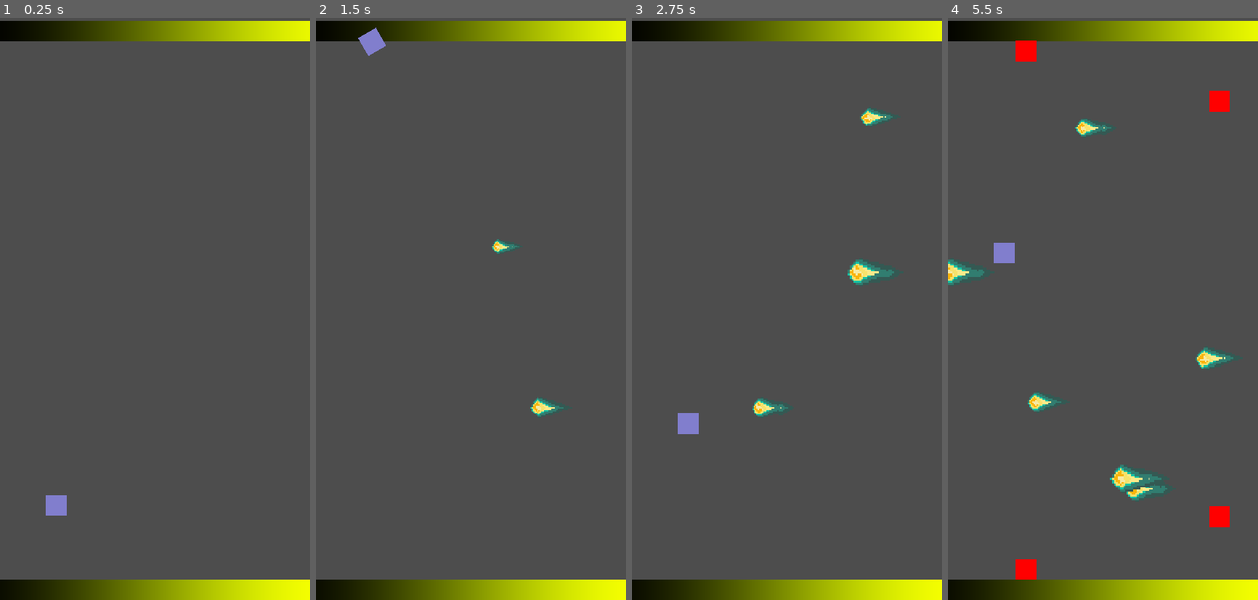
Above: before the commit, frames 1-4 (left to right).
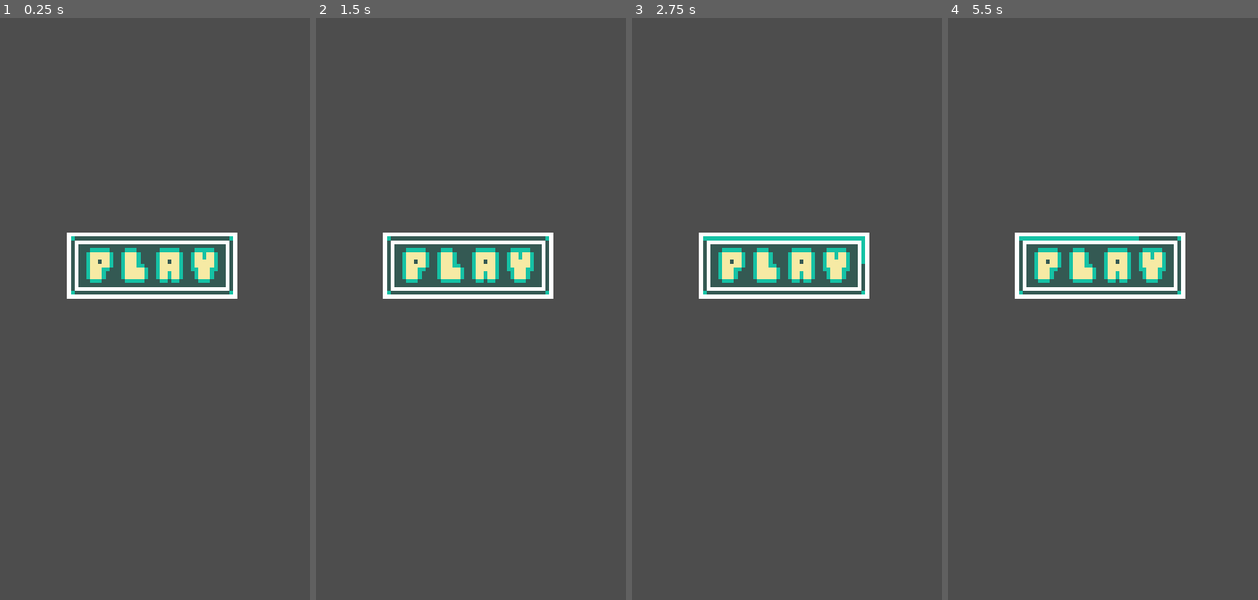
Above: after the commit, the same moments.

Repository: Raikuno/Parryer0-Gravity
Game: Godot game, scene res://Scenes/Stages/Title.tscn
The game is run twice, just before and just after one commit, with the same random seed, the same clock (stepped at 60 frames per second) and the same inputs. Before the commit the project starts from res://Scenes/Stages/Main_Stage.tscn.
Inputs:
- Up to frame 1 (0.25 s): no input
- Up to frame 2 (1.5 s): tap Enter (ui_accept) at 0.5, 0.77 s; hold Space (button) 0.53-1.28 s; hold Right (ui_right) from 0.53 s (still down); tap Space (button) at 1.35 s
- Up to frame 3 (2.75 s): tap Enter (ui_accept) at 1.52 s; release Right (ui_right) at 2.03 s; hold Left (ui_left) from 2.03 s (still down); hold Space (button) from 2.03 s (still down)
- Up to frame 4 (5.5 s): release Left (ui_left) at 2.78 s; release Space (button) at 2.78 s; hold Right (ui_right) 2.78-4.28 s; tap Space (button) at 2.85, 4.35 s; tap Enter (ui_accept) at 3.02, 3.77, 4.25, 4.52 s; hold Space (button) 3.53-4.28 s; hold Left (ui_left) 4.28-5.03 s; hold Right (ui_right) from 5.03 s (still down); hold Space (button) from 5.03 s (still down)

The runs differ from the first frame. In frame 1, 13% of the frame differs, in the area x 0-100%, y 0-100%; in frame 2, 14%; in frame 3, 14%; in frame 4, 17%.

Commit message:
Added speed modifier and Title Screen

Diff:
--- /dev/null
+++ b/Scenes/Buttons/Button.tscn
@@ -0,0 +1,80 @@
+[gd_scene load_steps=6 format=3 uid="uid://dporvxpsedrhj"]
+
+[ext_resource type="Script" path="res://Scripts/Global&Others/Button.gd" id="1_kwdtm"]
+[ext_resource type="Texture2D" uid="uid://olgc2l6wm5aw" path="res://Resources/Aseprite/PlayButtonV1.png" id="2_0t27o"]
+
+[sub_resource type="Animation" id="Animation_snxbo"]
+length = 0.02
+tracks/0/type = "value"
+tracks/0/imported = false
+tracks/0/enabled = true
+tracks/0/path = NodePath("Sprite2D:frame")
+tracks/0/interp = 1
+tracks/0/loop_wrap = false
+tracks/0/keys = {
+"times": PackedFloat32Array(0),
+"transitions": PackedFloat32Array(1),
+"update": 1,
+"values": [0]
+}
+
+[sub_resource type="Animation" id="Animation_8xrkt"]
+length = 1.755
+tracks/0/type = "value"
+tracks/0/imported = false
+tracks/0/enabled = true
+tracks/0/path = NodePath("Sprite2D:frame")
+tracks/0/interp = 1
+tracks/0/loop_wrap = false
+tracks/0/keys = {
+"times": PackedFloat32Array(0, 0.03, 0.06, 0.09, 0.12, 0.15, 0.18, 0.21, 0.24, 0.27, 0.3, 0.33, 0.36, 0.39, 0.42, 0.45, 0.48, 0.51, 0.54, 0.57, 0.6, 0.63, 0.66, 0.69, 0.72, 0.75, 0.78, 0.81, 0.84, 0.87, 0.9, 0.93, 0.96, 0.99, 1.02, 1.05, 1.08, 1.11, 1.14, 1.17, 1.2, 1.23, 1.26, 1.29, 1.32, 1.35, 1.395, 1.44, 1.485, 1.53, 1.575, 1.62, 1.665, 1.71),
+"transitions": PackedFloat32Array(1, 1, 1, 1, 1, 1, 1, 1, 1, 1, 1, 1, 1, 1, 1, 1, 1, 1, 1, 1, 1, 1, 1, 1, 1, 1, 1, 1, 1, 1, 1, 1, 1, 1, 1, 1, 1, 1, 1, 1, 1, 1, 1, 1, 1, 1, 1, 1, 1, 1, 1, 1, 1, 1),
+"update": 1,
+"values": [1, 2, 3, 4, 5, 6, 7, 8, 9, 10, 11, 12, 13, 14, 15, 16, 17, 18, 19, 20, 21, 22, 23, 24, 25, 26, 27, 28, 29, 30, 31, 32, 33, 34, 35, 36, 37, 38, 39, 40, 41, 42, 43, 44, 45, 46, 47, 48, 49, 50, 51, 52, 52, 53]
+}
+
+[sub_resource type="AnimationLibrary" id="AnimationLibrary_uly1b"]
+_data = {
+"Idle": SubResource("Animation_snxbo"),
+"Play": SubResource("Animation_8xrkt")
+}
+
+[node name="Button" type="Node2D" node_paths=PackedStringArray("animation_node")]
+script = ExtResource("1_kwdtm")
+animation_node = NodePath("AnimationPlayer")
+
+[node name="Sprite2D" type="Sprite2D" parent="."]
+texture_filter = 1
+scale = Vector2(6, 6)
+texture = ExtResource("2_0t27o")
+hframes = 8
+vframes = 7
+frame = 1
+metadata/_aseprite_wizard_interface_config_ = {
+"animation_section": false,
+"layer_section": false,
+"output_section": true,
+"pending_changes": {},
+"slice_section": false
+}
+metadata/_aseprite_wizard_config_ = {
+"i_mode": 0,
+"keep_anim_length": false,
+"layer": "",
+"o_ex_p": "",
+"o_folder": "res://Resources/Aseprite",
+"o_name": "",
+"only_visible": false,
+"player": "AnimationPlayer",
+"slice": "",
+"source": "res://Resources/Aseprite/PlayButtonV1.aseprite"
+}
+metadata/_aseprite_wizard_source_file_hash_ = "9e9b39d38e753f6d7a7d4f47b9b207aa"
+
+[node name="AnimationPlayer" type="AnimationPlayer" parent="."]
+libraries = {
+"": SubResource("AnimationLibrary_uly1b")
+}
+autoplay = "Idle"
+
+[connection signal="animation_finished" from="AnimationPlayer" to="." method="_on_animation_player_animation_finished"]
--- a/Scenes/Components/GameSpeed.tscn
+++ b/Scenes/Components/GameSpeed.tscn
@@ -1,28 +1,11 @@
 [gd_scene load_steps=2 format=3 uid="uid://caucb4jylbcsh"]
 
-[sub_resource type="GDScript" id="GDScript_0plyt"]
-script/source = "extends Node
+[ext_resource type="Script" path="res://Scripts/Global&Others/TimeController.gd" id="1_so76v"]
 
-
-# Called when the node enters the scene tree for the first time.
-func _ready():
-	pass # Replace with function body.
-
-
-# Called every frame. 'delta' is the elapsed time since the previous frame.
-func _process(delta):
-	pass
-
-
-func _on_timer_timeout():
-	print(\"speeding up\")
-	Engine.time_scale +=0.1
-"
-
-[node name="GameSpeed" type="Node"]
-script = SubResource("GDScript_0plyt")
+[node name="GameSpeed" type="Marker2D"]
+script = ExtResource("1_so76v")
 
 [node name="Timer" type="Timer" parent="."]
 autostart = true
 
-[connection signal="timeout" from="Timer" to="." method="_on_timer_timeout"]
+[connection signal="timeout" from="Timer" to="." method="speed_up"]
--- a/Scenes/Objects/Enemies/BoxEnemy.tscn
+++ b/Scenes/Objects/Enemies/BoxEnemy.tscn
@@ -52,4 +52,4 @@
 [connection signal="body_entered" from="EnemyComponent" to="EnemyComponent" method="player_hitted"]
 [connection signal="enemyParry" from="EnemyComponent" to="EnemyComponent" method="_on_enemy_parry"]
 [connection signal="hitPlayer" from="EnemyComponent" to="EnemyComponent" method="_on_hit_player"]
-[connection signal="screen_exited" from="VisibleOnScreenNotifier2D" to="EnemyComponent" method="destroy"]
+[connection signal="screen_exited" from="VisibleOnScreenNotifier2D" to="." method="destroy"]
--- a/Scenes/Objects/Enemies/BoxGenerator.tscn
+++ b/Scenes/Objects/Enemies/BoxGenerator.tscn
@@ -3,11 +3,13 @@
 [ext_resource type="Script" path="res://Scripts/Obstacles/Box/BoxGenerator.gd" id="1_80wts"]
 [ext_resource type="PackedScene" uid="uid://wtkgvp1y6rve" path="res://Scenes/Objects/Enemies/BoxEnemy.tscn" id="2_gvsg1"]
 
-[node name="BoxGenerator" type="Node2D"]
+[node name="BoxGenerator" type="Node2D" node_paths=PackedStringArray("timer")]
 script = ExtResource("1_80wts")
 box_enemy = ExtResource("2_gvsg1")
+timer = NodePath("Timer")
 
 [node name="Timer" type="Timer" parent="."]
+wait_time = 1.25
 autostart = true
 
 [connection signal="timeout" from="Timer" to="." method="_on_timer_timeout"]
--- a/Scenes/Objects/Enemies/FireballGenerator.tscn
+++ b/Scenes/Objects/Enemies/FireballGenerator.tscn
@@ -9,18 +9,19 @@
 }
 point_count = 2
 
-[node name="FireballGenerator" type="Path2D" node_paths=PackedStringArray("fireballLocation")]
+[node name="FireballGenerator" type="Path2D" node_paths=PackedStringArray("fireballLocation", "timer")]
 curve = SubResource("Curve2D_t1erg")
 script = ExtResource("1_rr5jd")
 fireball_scene = ExtResource("2_vsaq4")
 fireballLocation = NodePath("FireballSpawner")
+timer = NodePath("Timer")
 
 [node name="FireballSpawner" type="PathFollow2D" parent="."]
 position = Vector2(480, 150)
 rotation = 1.5708
 
 [node name="Timer" type="Timer" parent="."]
-wait_time = 0.5
+wait_time = 0.75
 autostart = true
 
 [connection signal="timeout" from="Timer" to="." method="_on_fireball_timer_timeout"]
--- a/Scenes/Objects/Player.tscn
+++ b/Scenes/Objects/Player.tscn
@@ -68,7 +68,7 @@
 "parry_test": ExtResource("2_l4blo")
 }
 
-[node name="Player" type="CharacterBody2D" node_paths=PackedStringArray("state_machine", "hit_sound")]
+[node name="Player" type="CharacterBody2D" node_paths=PackedStringArray("state_machine", "hit_sound") groups=["Player"]]
 collision_mask = 6
 script = ExtResource("1_qty2n")
 state_machine = NodePath("StateMachine")
--- a/Scenes/Stages/Main_Stage.tscn
+++ b/Scenes/Stages/Main_Stage.tscn
@@ -1,9 +1,10 @@
-[gd_scene load_steps=5 format=3 uid="uid://dc6bu52vi04kx"]
+[gd_scene load_steps=6 format=3 uid="uid://dc6bu52vi04kx"]
 
 [ext_resource type="PackedScene" uid="uid://xgbyun8ral8w" path="res://Scenes/Objects/Ground.tscn" id="1_ekups"]
 [ext_resource type="PackedScene" uid="uid://dbe7cfdjrjnp" path="res://Scenes/Objects/Player.tscn" id="2_jgx66"]
 [ext_resource type="PackedScene" uid="uid://duquydojdjjt1" path="res://Scenes/Objects/Enemies/FireballGenerator.tscn" id="3_iytkg"]
 [ext_resource type="PackedScene" uid="uid://dfa1w0k7m4liu" path="res://Scenes/Objects/Enemies/BoxGenerator.tscn" id="5_ayp10"]
+[ext_resource type="PackedScene" uid="uid://caucb4jylbcsh" path="res://Scenes/Components/GameSpeed.tscn" id="5_fam0f"]
 
 [node name="Main_Stage" type="Node2D"]
 
@@ -19,10 +20,13 @@
 [node name="FireballGenerator" parent="." instance=ExtResource("3_iytkg")]
 
 [node name="BoxGenerator" parent="." instance=ExtResource("5_ayp10")]
-position = Vector2(480, 750)
+position = Vector2(480, 837)
 
 [node name="BoxGenerator2" parent="." instance=ExtResource("5_ayp10")]
-position = Vector2(480, 150)
+position = Vector2(480, 69)
 invert_gravity = true
 
+[node name="GameSpeed" parent="." instance=ExtResource("5_fam0f")]
+position = Vector2(246, 416)
+
 [connection signal="hit" from="Player" to="." method="_on_player_hit"]
--- a/Scenes/Stages/Title.tscn
+++ b/Scenes/Stages/Title.tscn
@@ -1,80 +1,8 @@
-[gd_scene load_steps=6 format=3 uid="uid://bib0mtl1qtcaf"]
+[gd_scene load_steps=2 format=3 uid="uid://bib0mtl1qtcaf"]
 
-[ext_resource type="Script" path="res://Scenes/Stages/Title.gd" id="1_7vbaa"]
-[ext_resource type="Texture2D" uid="uid://olgc2l6wm5aw" path="res://Resources/Aseprite/PlayButtonV1.png" id="2_3rjq4"]
+[ext_resource type="PackedScene" uid="uid://dporvxpsedrhj" path="res://Scenes/Buttons/Button.tscn" id="1_cvi5j"]
 
-[sub_resource type="Animation" id="Animation_snxbo"]
-length = 0.02
-loop_mode = 1
-tracks/0/type = "value"
-tracks/0/imported = false
-tracks/0/enabled = true
-tracks/0/path = NodePath("Sprite2D:frame")
-tracks/0/interp = 1
-tracks/0/loop_wrap = false
-tracks/0/keys = {
-"times": PackedFloat32Array(0),
-"transitions": PackedFloat32Array(1),
-"update": 1,
-"values": [0]
-}
+[node name="Node2D" type="Node2D"]
 
-[sub_resource type="Animation" id="Animation_8xrkt"]
-length = 1.755
-loop_mode = 1
-tracks/0/type = "value"
-tracks/0/imported = false
-tracks/0/enabled = true
-tracks/0/path = NodePath("Sprite2D:frame")
-tracks/0/interp = 1
-tracks/0/loop_wrap = false
-tracks/0/keys = {
-"times": PackedFloat32Array(0, 0.03, 0.06, 0.09, 0.12, 0.15, 0.18, 0.21, 0.24, 0.27, 0.3, 0.33, 0.36, 0.39, 0.42, 0.45, 0.48, 0.51, 0.54, 0.57, 0.6, 0.63, 0.66, 0.69, 0.72, 0.75, 0.78, 0.81, 0.84, 0.87, 0.9, 0.93, 0.96, 0.99, 1.02, 1.05, 1.08, 1.11, 1.14, 1.17, 1.2, 1.23, 1.26, 1.29, 1.32, 1.35, 1.395, 1.44, 1.485, 1.53, 1.575, 1.62, 1.665, 1.71),
-"transitions": PackedFloat32Array(1, 1, 1, 1, 1, 1, 1, 1, 1, 1, 1, 1, 1, 1, 1, 1, 1, 1, 1, 1, 1, 1, 1, 1, 1, 1, 1, 1, 1, 1, 1, 1, 1, 1, 1, 1, 1, 1, 1, 1, 1, 1, 1, 1, 1, 1, 1, 1, 1, 1, 1, 1, 1, 1),
-"update": 1,
-"values": [1, 2, 3, 4, 5, 6, 7, 8, 9, 10, 11, 12, 13, 14, 15, 16, 17, 18, 19, 20, 21, 22, 23, 24, 25, 26, 27, 28, 29, 30, 31, 32, 33, 34, 35, 36, 37, 38, 39, 40, 41, 42, 43, 44, 45, 46, 47, 48, 49, 50, 51, 52, 52, 53]
-}
-
-[sub_resource type="AnimationLibrary" id="AnimationLibrary_uly1b"]
-_data = {
-"Idle": SubResource("Animation_snxbo"),
-"Play": SubResource("Animation_8xrkt")
-}
-
-[node name="Title" type="Node2D" node_paths=PackedStringArray("animation_node")]
-script = ExtResource("1_7vbaa")
-animation_node = NodePath("AnimationPlayer")
-
-[node name="Sprite2D" type="Sprite2D" parent="."]
-texture_filter = 1
-position = Vector2(431, 310)
-scale = Vector2(6, 6)
-texture = ExtResource("2_3rjq4")
-hframes = 8
-vframes = 7
-metadata/_aseprite_wizard_interface_config_ = {
-"animation_section": false,
-"layer_section": false,
-"output_section": true,
-"pending_changes": {},
-"slice_section": false
-}
-metadata/_aseprite_wizard_config_ = {
-"i_mode": 0,
-"keep_anim_length": false,
-"layer": "",
-"o_ex_p": "",
-"o_folder": "res://Resources/Aseprite",
-"o_name": "",
-"only_visible": false,
-"player": "AnimationPlayer",
-"slice": "",
-"source": "res://Resources/Aseprite/PlayButtonV1.aseprite"
-}
-metadata/_aseprite_wizard_source_file_hash_ = "9e9b39d38e753f6d7a7d4f47b9b207aa"
-
-[node name="AnimationPlayer" type="AnimationPlayer" parent="."]
-libraries = {
-"": SubResource("AnimationLibrary_uly1b")
-}
-autoplay = "Idle"
+[node name="Button" parent="." instance=ExtResource("1_cvi5j")]
+position = Vector2(232, 383)
--- a/Scenes/Stages/Title.gd
+++ b/Scripts/Global&Others/Button.gd
@@ -7,3 +7,8 @@
 		animation_node.play("Play")
 	else:
 		animation_node.play("Idle")
+
+
+
+func _on_animation_player_animation_finished(anim_name):
+	if anim_name == "Play" : get_tree().change_scene_to_file("res://Scenes/Stages/Main_Stage.tscn")
--- /dev/null
+++ b/Scripts/Global&Others/Jose_Miguel.gd
@@ -0,0 +1,10 @@
+extends Node
+class_name Jose_Miguel
+
+static var global_speed = 1
+
+static func get_speed():
+	return global_speed
+
+static func speed_up():
+	global_speed +=0.01
--- /dev/null
+++ b/Scripts/Global&Others/TimeController.gd
@@ -0,0 +1,9 @@
+extends Node
+
+@export var timer:Timer
+
+func speed_up():
+	if (Jose_Miguel.get_speed() >= 2):
+		queue_free()
+	else:
+		Jose_Miguel.speed_up()
--- a/Scripts/Obstacles/Box/BoxGenerator.gd
+++ b/Scripts/Obstacles/Box/BoxGenerator.gd
@@ -4,6 +4,7 @@
 @onready var spawn_chance = randi_range(0, MAX_SPAWNS)
 @export var box_enemy:PackedScene
 @export var invert_gravity:bool
+@export var timer:Timer
 # Called when the node enters the scene tree for the first time.
 func _ready():
 	pass # Replace with function body.
@@ -17,11 +18,11 @@
 func _on_timer_timeout():
 	match(spawn_chance):
 		0:
-			pass
+			print("Jk")
 		1:
 			generateSingleBox()
 	spawn_chance = randi_range(0, MAX_SPAWNS)
-	print(spawn_chance)
+	timer.wait_time = 1.25 - (Jose_Miguel.get_speed()/4)
 
 func generateSingleBox():
 	var box_instance = box_enemy.instantiate()
--- a/Scripts/Obstacles/Box/BoxPhysics.gd
+++ b/Scripts/Obstacles/Box/BoxPhysics.gd
@@ -10,10 +10,13 @@
 func _physics_process(delta):
 	# Add the gravity.
 	if not is_on_floor():
-		velocity.y += gravity * delta
+		velocity.y += gravity * delta * Jose_Miguel.get_speed()
 	velocity.x = -SPEED
 	move_and_slide()
 
 func invert_gravity(invert:bool):
 	if(invert):
 		gravity *=-1
+
+func destroy():
+	queue_free()
--- a/Scripts/Obstacles/Fireball/Fireball.gd
+++ b/Scripts/Obstacles/Fireball/Fireball.gd
@@ -1,6 +1,8 @@
 extends EnemyType
 
-@export var base_velocity_min = 100
+const MIN_SCALE = 1.5
+const MAX_SCALE = 3
+@export var base_velocity_min = 300
 @export var base_velocity_max = 500
 @export var animation_node : AnimationPlayer
 @export var sprite : Sprite2D
@@ -9,15 +11,15 @@
 var object_speed:float
 var y_speed:float
 func _ready():
-	var randomScale = randf_range(1.5,3)
-	scale = Vector2(randomScale,randomScale)
+	var randomScale = randf_range(MIN_SCALE, MAX_SCALE)
+	scale = Vector2(randomScale, randomScale)
 
 	#velocity = Vector2(randf_range(base_velocity_min, base_velocity_max), 0.0);
 	object_speed = randf_range(base_velocity_min, base_velocity_max)
 
 func _physics_process(delta):
-	position.x -= object_speed * delta
-	position.y -= y_speed * delta
+	position.x -= object_speed * delta * Jose_Miguel.get_speed()
+	position.y -= y_speed * delta * Jose_Miguel.get_speed()
 
 
 
--- a/Scripts/Obstacles/Fireball/Generator.gd
+++ b/Scripts/Obstacles/Fireball/Generator.gd
@@ -2,11 +2,13 @@
 
 @export var fireball_scene: PackedScene
 @export var fireballLocation: PathFollow2D
+@export var timer:Timer
 func _on_fireball_timer_timeout():
 	var fireball = fireball_scene.instantiate()
 	fireballLocation.progress_ratio = randf()
 	fireball.position = fireballLocation.position
 	add_sibling(fireball)
+	timer.wait_time = 0.75 - (Jose_Miguel.get_speed()/4)
 
 
 #func _on_player_hit():
--- a/project.godot
+++ b/project.godot
@@ -11,9 +11,13 @@
 [application]
 
 config/name="Gravity Mayhem"
-run/main_scene="res://Scenes/Stages/Main_Stage.tscn"
+run/main_scene="res://Scenes/Stages/Title.tscn"
 config/features=PackedStringArray("4.2", "GL Compatibility")
 config/icon="res://icon.svg"
+
+[autoload]
+
+JoseMiguel="*res://Scripts/Global&Others/Jose_Miguel.gd"
 
 [display]
 
